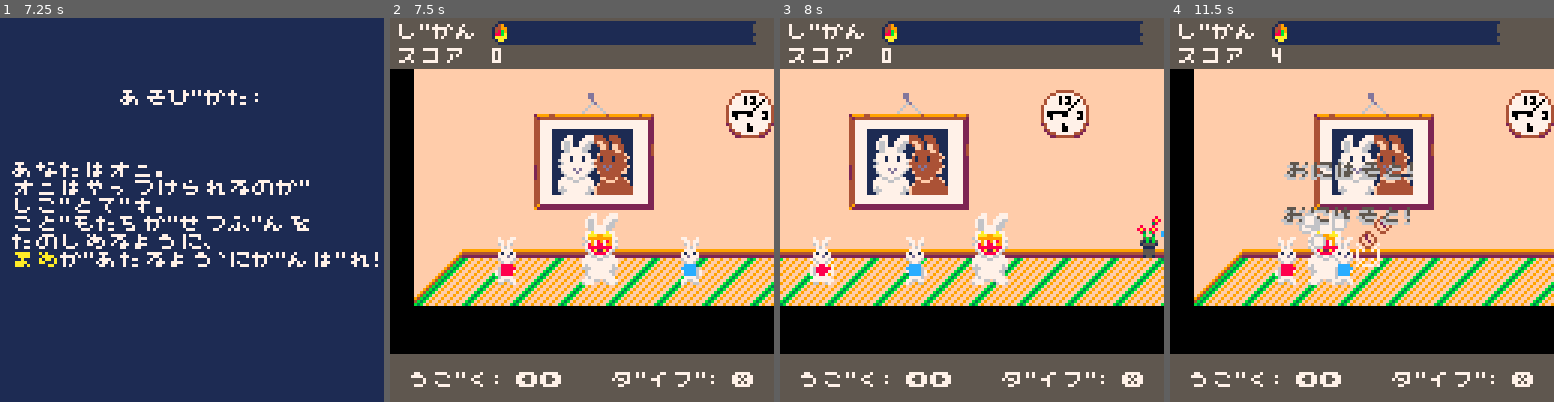
Above: before the commit, frames 1-4 (left to right).
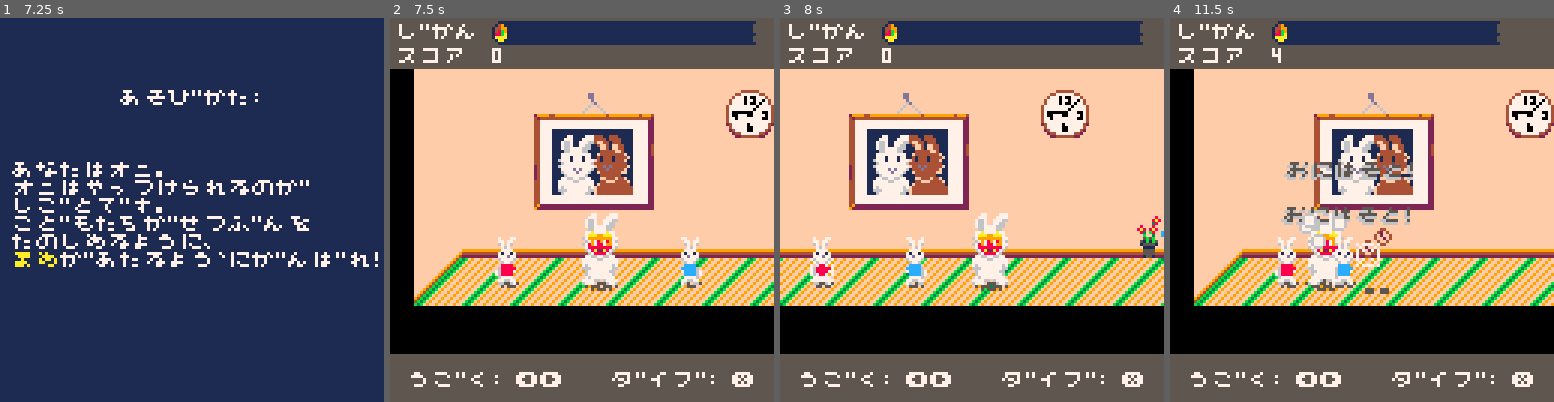
Above: after the commit, the same moments.

Repository: josiahp/setsubun
Game: PICO-8 cartridge setsubun.p8
Same seed, same stepped clock (60 frames per second), same inputs: the game is played once before the commit and once after it.
Inputs:
- Up to frame 1 (7.25 s): tap X (X key) at 0.33, 1.07, 1.85, 2.97, 4.08, 5.2, 6.32 s; tap O (Z key) at 0.7, 1.7, 2.1, 2.5, 2.9, 3.3, 3.7, 4.1, 4.5, 4.9, 5.3, 5.7, 6.1, 6.5, 6.9 s; hold Right 1.6-2.1 s; hold Up 2.15-2.42 s; hold Right 2.47-3.03 s; hold Left 3.08-3.58 s; hold Down 3.63-3.97 s; hold Right 4.02-4.68 s; hold Up 4.73-5.03 s; hold Left 5.08-5.68 s; hold Down 5.73-6.03 s; hold Right 6.08-6.58 s; hold Right 6.63-7.13 s; hold Up from 7.18 s (still down)
- Up to frame 2 (7.5 s): tap O (Z key) at 7.3 s; tap X (X key) at 7.43 s; release Up at 7.45 s
- Up to frame 3 (8 s): hold Right from 7.5 s (still down); tap O (Z key) at 7.7 s
- Up to frame 4 (11.5 s): release Right at 8.07 s; tap O (Z key) every 0.4 s from 8.1 to 11.3 s; hold Left 8.12-8.62 s; tap X (X key) at 8.55, 9.67, 10.78 s; hold Down 8.67-9 s; hold Right 9.05-9.72 s; hold Up 9.77-10.07 s; hold Left 10.12-10.72 s; hold Down 10.77-11.07 s; hold Right from 11.12 s (still down)

Frame 1 is identical in both runs. In frame 2, 0.2% of the frame differs, in the area x 28-82%, y 68-72%; in frame 3, 0.2%; in frame 4, 0.6%, in the area x 28-58%, y 51-72%.

Commit message:
feat: draw shadows under characters and beans

Diff:
--- a/setsubun.p8
+++ b/setsubun.p8
@@ -11,26 +11,26 @@
 	gravity=9.81*2
 	drag=0.1
 	game_dur=25.5 -- seconds
+	strings=strings_init()
 
 	map_init()
 
+	-- scene switching
 	scn=nil
 	game_flow=flow.scene(credits_scn)
 	.andthen(
 		-- main game loop
 		flow.forever(
-			flow
-			.scene(title_scn)
-			.flatmap(function(strings)
-				return flow.scene(dialogue_scn,strings)
-					.andthen(flow.scene(explainer_scn,strings))
-					.andthen(flow.scene(game_scn,strings))
-					.flatmap(function(score)
-						return flow.scene(results_scn, score)
-					end)
-			 end)
+			flow.scene(title_scn)
+			.andthen(flow.scene(dialogue_scn))
+			.andthen(flow.scene(explainer_scn))
+			.andthen(flow.scene(game_scn))
+			.flatmap(function(score)
+				return flow.scene(results_scn, score)
+			end)
 		)
 	)
+
 	game_flow.go(
 		-- transition to next scene
 		function(nxt)
@@ -101,11 +101,9 @@
 end
 
 function title_scn(nxt)
-	local strings=strings_init()
 	local scn = {
 		langs=strings:getlangs(),
 		lang=1,
-		strings=strings,
 	}
 	local beans={}
 	local make_beans=cocreate(spawn_beans)
@@ -117,14 +115,14 @@
 	function scn.update(s,dt)
 		if btnp(⬆️) then
 			s.lang=max(s.lang-1,1)
-			s.strings:setlang(s.lang)
+			strings:setlang(s.lang)
 		elseif btnp(⬇️) then
 			s.lang=min(s.lang+1,#s.langs)
-			s.strings:setlang(s.lang)
+			strings:setlang(s.lang)
 		end
 		if btnp(❎) then
 			coresume(make_beans, nil)
-			nxt(s.strings)
+			nxt()
 		end
 
 		-- update beans
@@ -174,12 +172,11 @@
 	return scn
 end
 
-function explainer_scn(nxt,strings)
+function explainer_scn(nxt)
 	local scn = {
 		timer=0,
 		dur=1,
 		is_done=false,
-		strings=strings,
 	}
 
 	function scn.update(s,dt)
@@ -187,7 +184,7 @@
 		if s.timer<s.dur then return end
 		s.is_done=true
 		if btnp(❎) then
-			nxt(s.strings)
+			nxt()
 		end
 	end
 
@@ -195,8 +192,8 @@
 		cls(1)
 		color(7)
 
-		print(s.strings:get("how_to_play_1"), 40, 24)
-		print(s.strings:get("how_to_play_2"), 4, 48)
+		print(strings:get("how_to_play_1"), 40, 24)
+		print(strings:get("how_to_play_2"), 4, 48)
 
 		if s.is_done then
 			print("press ❎ to start", 32, 102)
@@ -365,14 +362,13 @@
 -->8
 --game scene
 
-function game_scn(nxt,strings)
+function game_scn(nxt)
 	local scn={
 		t=0,
 		score=0,
 		effects={},
 		beans={},
 		kids={},
-		strings=strings,
 	}
 
 	add(scn.kids, kids_new(v3(32,0,14),8))
@@ -427,6 +423,21 @@
 		cam:draw()
 		map_draw()
 
+		-- draw shadows first
+		-- large shadows get dithered fill
+		color(5)
+		fillp(0b1000001010000010.1)
+		dad:draw_shadow()
+		for k,v in pairs(s.kids) do
+			v:draw_shadow()
+		end
+		fillp()
+		-- small shadows get solid fill
+		for k,v in pairs(s.beans) do
+			v:draw_shadow()
+		end
+
+		-- draw actors
 		local actors={}
 		add(actors,dad)
 		add_all(actors,s.kids)
@@ -447,6 +458,9 @@
 		for k,v in pairs(s.effects) do
 			v:draw()
 		end
+		for k,v in pairs(s.kids) do
+			v:draw_target()
+		end
 
 		local time_left=game_dur-scn.t
 		hud_draw(s,time_left)
@@ -474,26 +488,24 @@
 end
 
 
-function dialogue_scn(nxt,strings)
-	local scn={
-		strings=strings,
-	}
+function dialogue_scn(nxt)
+	local scn={}
 
 	local dialogue_flow =
 	flow.scene(dialogue_box,
-		scn.strings:get("intro_1"))
+		strings:get("intro_1"))
 	.andthen(
 		flow.scene(dialogue_box,
-		scn.strings:get("intro_2")))
+		strings:get("intro_2")))
 	.andthen(
 		flow.scene(dialogue_box,
-		scn.strings:get("intro_3")))
+		strings:get("intro_3")))
 	.andthen(
 		flow.scene(dialogue_box,
-		scn.strings:get("intro_4")))
+		strings:get("intro_4")))
 	.andthen(
 		flow.scene(dialogue_box,
-		scn.strings:get("intro_5")))
+		strings:get("intro_5")))
 
 	local dialogue=nil
 	dialogue_flow.go(
@@ -606,6 +618,10 @@
 		local mask_x,mask_y=rotate(sign*rot,0,-2)
 		pd_rotate(x+mask_x,y-12+mask_y,rot,2,63,1,flip)
 	end,
+	draw_shadow=function(d)
+		local x,y=project(d.pos)
+		ovalfill(x-6,y-3,x+6,y+1)
+	end
 }
 dad_meta={__index=dad_proto}
 
@@ -696,9 +712,15 @@
 		pal(14,k.shirtcolor)
 		spr(20,x-4,y-16,1,2,flip)
 		pal(14,14)
+	end,
+	draw_target=function(k)
 		if k.target then
 			k.target:draw()
 		end
+	end,
+	draw_shadow=function(k)
+		local x,y=project(k.pos)
+		ovalfill(x-3,y-2,x+3,y)
 	end,
 }
 kids_meta={__index=kids_proto}
@@ -734,7 +756,7 @@
 		--collide with floor
 		if y1<=0 then
 			b.collided=true
-			b.vel.y*=-1
+			b.vel.y*=-0.75 --lose some energy per bounce
 		end
 		--collide with wall
 		if x1<=minx or x1>=maxx then
@@ -750,7 +772,7 @@
 		-- to the ground and low
 		-- velocity, lets stop
 		-- the physics
-		if abs(b.vel.y)<1 and abs(b.pos.y+b.vel.y)<5 then
+		if abs(b.vel.y)<0.5 and abs(b.pos.y+b.vel.y)<4 then
 			b.pos.y=0
 			b.vel.y=0
 			b.grounded=true
@@ -762,6 +784,11 @@
 		local x,y=project(b.pos)
 		spr(3,x-4,y-4)
 	end,
+	draw_shadow=function(b)
+	 local shadow_pos=v3(b.pos.x,0,b.pos.z)
+		local x,y=project(shadow_pos)
+		ovalfill(x-1,y+1,x+1,y+2)
+	end
 }
 bean_meta={__index=bean_proto}
 
@@ -972,7 +999,7 @@
 	y=2
 
 	-- time remaining
-	print(s.strings:get("hud_time"),x,y,palette.fg)
+	print(strings:get("hud_time"),x,y,palette.fg)
 
 	x+=32
 	w,h=128-12-x,7
@@ -990,7 +1017,7 @@
 	-- score
 	x=2
 	y+=8
-	print(s.strings:get("hud_score"),x,y,palette.fg)
+	print(strings:get("hud_score"),x,y,palette.fg)
 
 	x+=32
 	print(s.score,x,y,palette.fg)
@@ -1003,9 +1030,9 @@
 	x+=6
 	y+=6
 	print(
-		s.strings:get("hud_move")..
+		strings:get("hud_move")..
 		": ⬅️➡️    "..
-		s.strings:get("hud_dive")..
+		strings:get("hud_dive")..
 		": ❎",x,y,palette.fg
 	)
 end
@@ -1281,7 +1308,8 @@
 		},
 		lang=1,
 		get=function(self,s)
-			return self._data[s][self.langs[self.lang].code]
+			local code = self.langs[self.lang].code
+			return self._data[s][code]
 		end,
 		getlangs=function(self)
 			return self.langs
